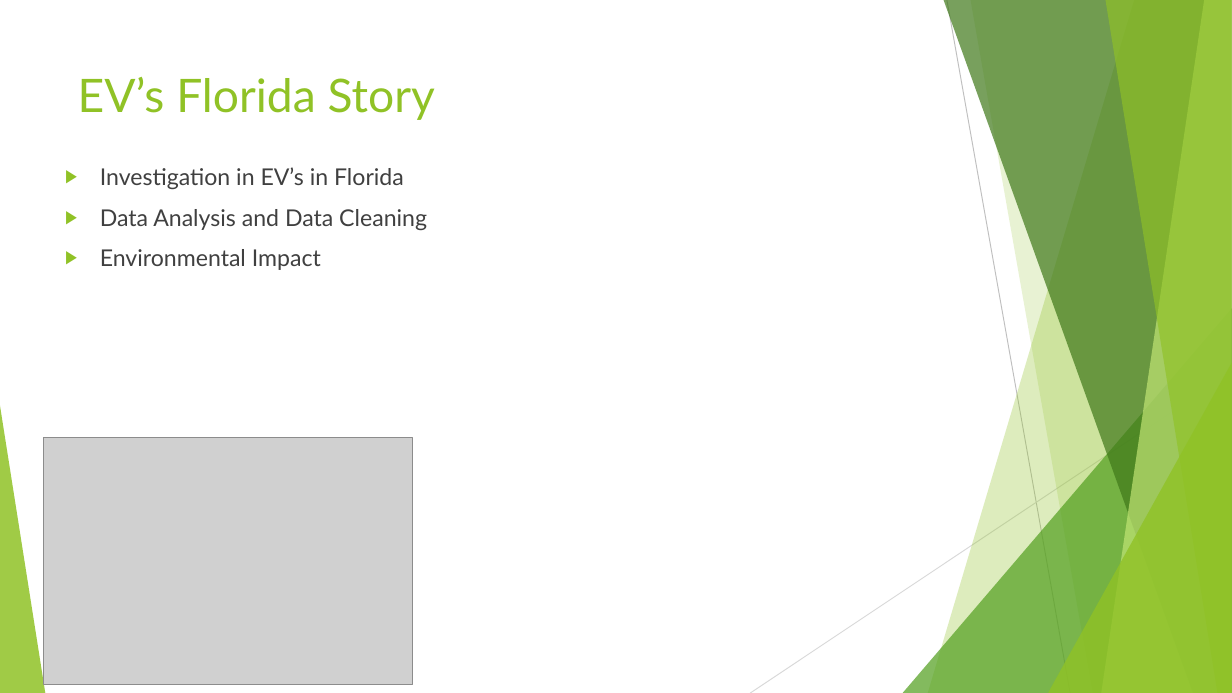
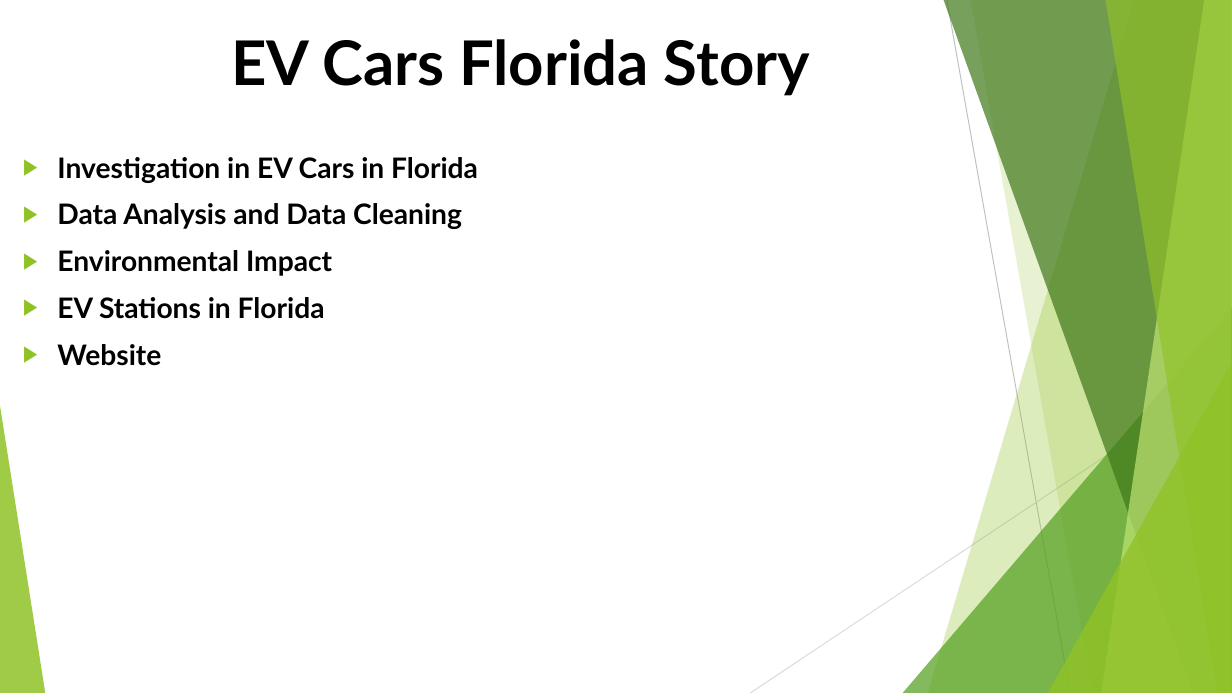
Before and after one commit to Project-JCSA/FL_Electric_Vehicles, a slide deck: slide 2 of Florida_Electric_Vehicles.pptx. Drawn at 1232x693 pixels with LibreOffice and Linux fonts; fonts in the diff are those of the drawing; grey boxes stand for pictures; background and template pictures are left out. Boxes give left, top, right and bottom in pixels: in the first picture for what was removed or moved away, otherwise in the second. Text is boxed around its words. In the diff, an @@ line names an element or a change of style, - is before the commit and + after.

```diff
--- a/Florida_Electric_Vehicles.pptx
+++ b/Florida_Electric_Vehicles.pptx
@@ title at box(232, 39, 810, 96): text changed; size 36 to 48 pt; text colour #90C226 to #000000; bold on @@
-EV’s Florida Story
+EV Cars Florida Story
@@ text "Investigation in EV Cars in ...": place and size @@
-text "Investigation in EV Cars in ..." at box(100, 167, 427, 270)
+text "Investigation in EV Cars in ..." at box(57, 157, 478, 366)
@@ text at box(57, 157, 478, 183): text changed; size 18 to 22 pt; text colour #404040 to #000000; bold on @@
-▶ Investigation in EV’s in Florida
+▶ Investigation in EV Cars in Florida
@@ text at box(57, 203, 462, 276): size 18 to 22 pt, text colour #404040 to #000000, bold on in "Data Analysis and Data Cleaning", "Environmental Impact" @@
@@ text at box(57, 297, 325, 366): paragraphs added @@
+▶ EV Stations in Florida
+▶ Website
@@ picture removed at box(43, 438, 413, 685) @@
```
Also in this commit, not shown: 2 other slides changed, 8 slides added.
